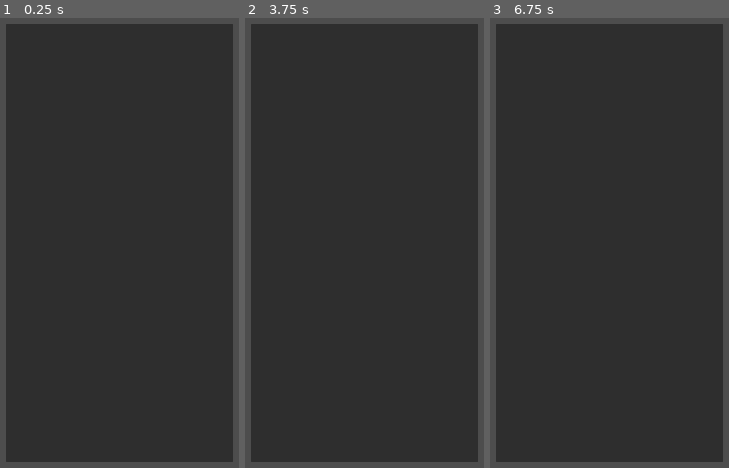
Above: before the commit, frames 1-3 (left to right).
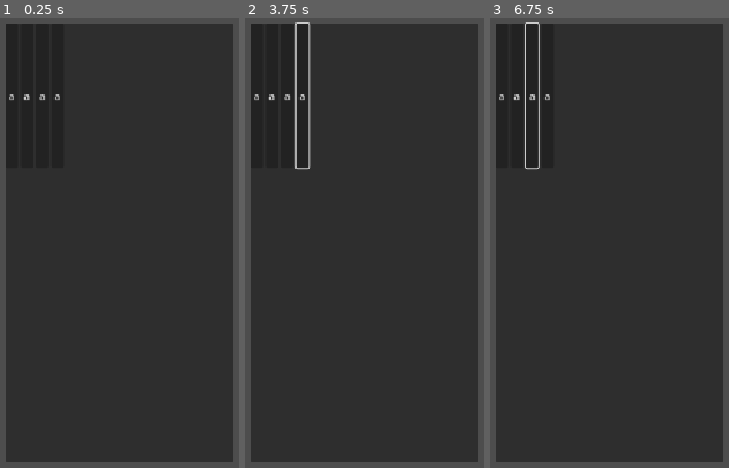
Above: after the commit, the same moments.

Repository: helladecimal/rube
Game: Godot game, scene res://scenes/editor.tscn
Same seed, same stepped clock (60 frames per second), same inputs: the game is played once before the commit and once after it.
Inputs (mouse positions are in pixels of both pictures, inside the frame that each line leads up to):
- Up to frame 1 (0.25 s): no input
- Up to frame 2 (3.75 s): click (256, 94) at 0.5 s, where only the run after the commit has a clickable "a"; click (271, 94) at 1.25 s, where only the run after the commit has a clickable "a"; click (288, 94) at 2 s, where only the run after the commit has a clickable "a"; click (302, 94) at 2.75 s, where only the run after the commit has a clickable "a"; tap Enter at 3.5 s; move the mouse to (outside the picture) at 3.52 s; hold Right from 3.53 s (still down); tap E (Erase) at 3.6 s; click (outside the picture) at 3.67 s
- Up to frame 3 (6.75 s): release Right at 4.25 s; tap Space at 4.25, 5.75 s; drag from (outside the picture) to (outside the picture) at 4.27 s; tap Enter at 5, 6.5 s; move the mouse to (outside the picture) at 5.02 s; hold Right 5.03-5.75 s; tap Alt at 5.1 s; drag from (outside the picture) to (650, 175) at 5.77 s; move the mouse to (outside the picture) at 6.52 s; hold Left from 6.53 s (still down); tap 0 at 6.6 s

The runs differ from the first frame. In frame 1, 0.1% of the frame differs, in the area x 3-26%, y 16-19%; in frame 2, 0.8%, in the area x 3-28%, y 0-34%; in frame 3, 0.4%.

Commit message:
fix grid stuff + update ui

Diff:
--- a/scenes/block.tscn
+++ b/scenes/block.tscn
@@ -4,7 +4,7 @@
 [ext_resource type="Script" uid="uid://cw3oaahwgibw5" path="res://scenes/block.gd" id="1_cgrg5"]
 
 [sub_resource type="RectangleShape2D" id="RectangleShape2D_g4v7s"]
-size = Vector2(80, 80)
+size = Vector2(64, 64)
 
 [node name="StaticBody2D" type="StaticBody2D" unique_id=1791457471]
 script = ExtResource("1_cgrg5")
@@ -13,5 +13,5 @@
 shape = SubResource("RectangleShape2D_g4v7s")
 
 [node name="Sprite2D" type="Sprite2D" parent="." unique_id=1674874043]
-scale = Vector2(0.625, 0.625)
+scale = Vector2(0.49999997, 0.49999997)
 texture = ExtResource("1_8r6n6")
--- a/scenes/editor.gd
+++ b/scenes/editor.gd
@@ -7,7 +7,7 @@
 	pass # Replace with function body.
 
 @onready var cam: Camera2D = $Camera2D
-@export var grid = 8
+@export var grid = 64
 @export var selected: Block.BlockType
 var mouse_pos: Vector2 = Vector2()
 @onready var col_check = $CollCheck
--- a/scenes/editor.tscn
+++ b/scenes/editor.tscn
@@ -3,13 +3,12 @@
 [ext_resource type="Script" uid="uid://mkksusjsei2r" path="res://scenes/editor.gd" id="1_b1cmn"]
 
 [sub_resource type="RectangleShape2D" id="RectangleShape2D_yf5fn"]
-size = Vector2(8, 8)
+size = Vector2(48, 48)
 
 [node name="Main" type="Node" unique_id=1812108054]
 
 [node name="Node2D" type="Node2D" parent="." unique_id=1816461076]
 script = ExtResource("1_b1cmn")
-grid = 16
 
 [node name="CollCheck" type="Area2D" parent="Node2D" unique_id=897377445]
 
@@ -45,6 +44,21 @@
 
 [node name="BoxContainer" type="BoxContainer" parent="UI/Panel" unique_id=153276403]
 layout_mode = 0
-offset_right = 40.0
-offset_bottom = 40.0
-alignment = 1
+offset_right = 328.0
+offset_bottom = 208.0
+
+[node name="Button" type="Button" parent="UI/Panel/BoxContainer" unique_id=758286609]
+layout_mode = 2
+text = "a"
+
+[node name="Button2" type="Button" parent="UI/Panel/BoxContainer" unique_id=198509163]
+layout_mode = 2
+text = "a"
+
+[node name="Button3" type="Button" parent="UI/Panel/BoxContainer" unique_id=266057045]
+layout_mode = 2
+text = "a"
+
+[node name="Button4" type="Button" parent="UI/Panel/BoxContainer" unique_id=536570670]
+layout_mode = 2
+text = "a"
